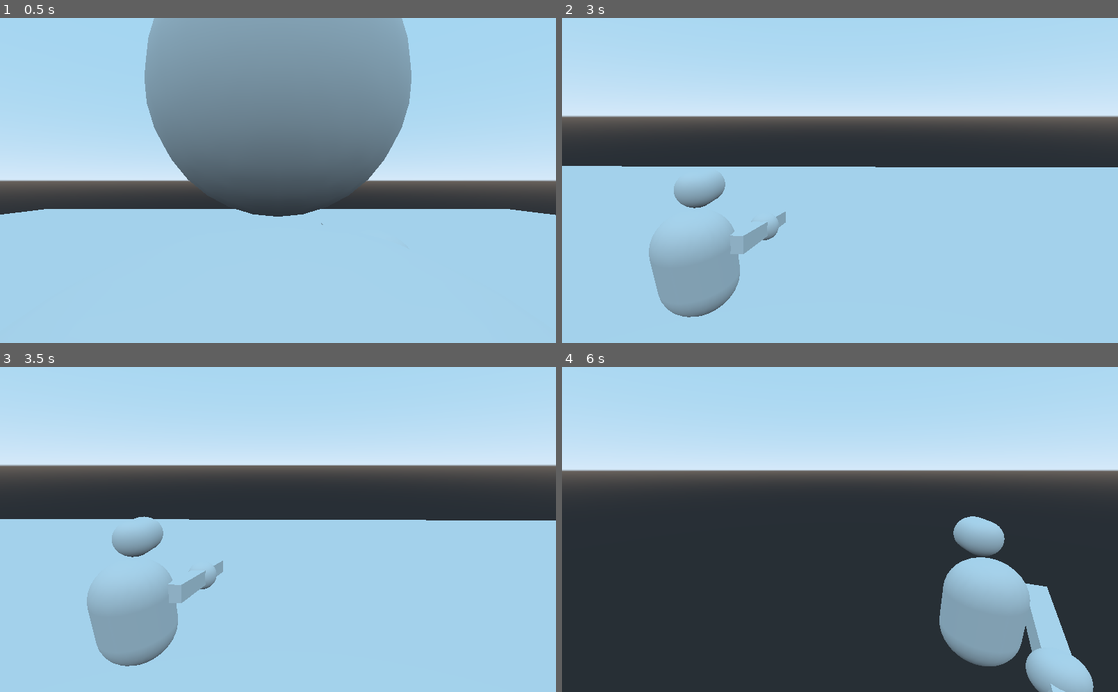
Above: before the commit, frames 1-4 (two rows, left to right).
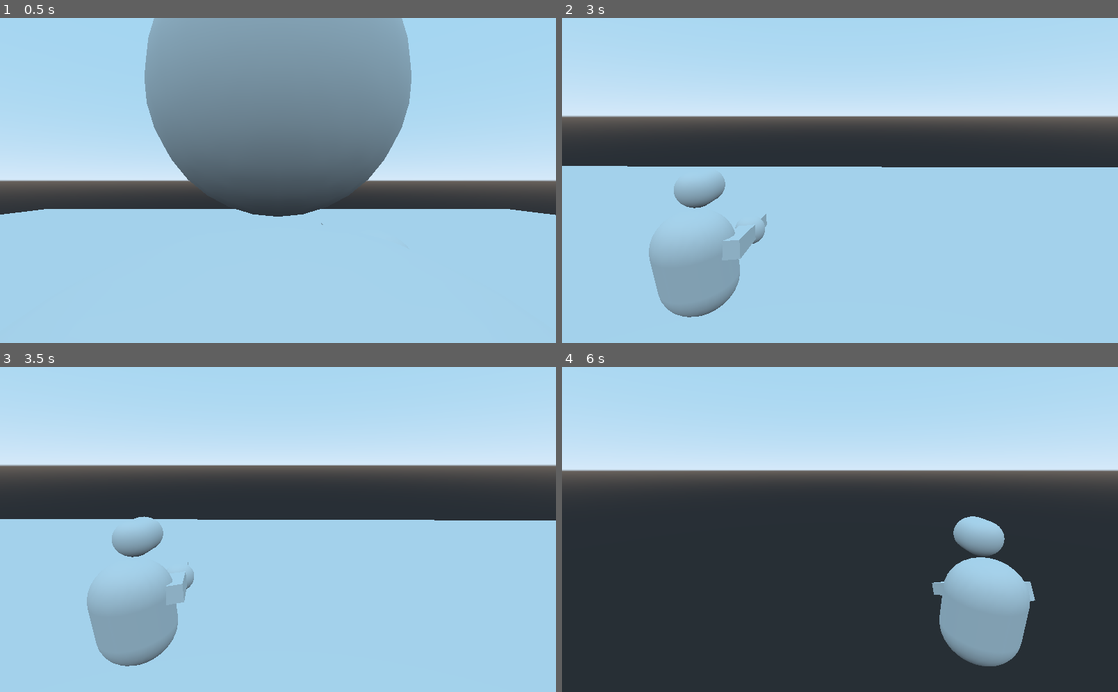
Above: after the commit, the same moments.

Repository: manglemix/PGBR
Game: Godot game, scene res://DebugBattlefield.tscn
Same seed, same stepped clock (60 frames per second), same inputs: the game is played once before the commit and once after it.
Inputs (mouse positions are in pixels of both pictures, inside the frame that each line leads up to):
- Up to frame 1 (0.5 s): no input
- Up to frame 2 (3 s): move the mouse to (867, 180) at 0.52 s; hold W (forward) from 0.53 s (still down); right-click (867, 180) at 0.6 s; tap Space (jump) at 0.77, 1.52 s; move the mouse to (812, 180) at 1.27 s; tap X (change viewpoint) at 1.35 s; move the mouse to (851, 174) at 2.02 s; hold Shift (crouch) 2.03-2.78 s; move the mouse to (834, 187) at 2.77 s; click (834, 187) at 2.85 s
- Up to frame 3 (3.5 s): keep holding W (forward); tap Space (jump) at 3.02 s
- Up to frame 4 (6 s): move the mouse to (878, 532) at 3.52 s; right-click (878, 532) at 3.6 s; tap Space (jump) at 3.77, 4.52 s; move the mouse to (795, 526) at 4.27 s; tap X (change viewpoint) at 4.35 s; move the mouse to (845, 529) at 5.02 s; hold Shift (crouch) 5.03-5.78 s; tap Enter at 5.75 s; move the mouse to (817, 523) at 5.77 s; release W (forward) at 5.78 s; hold D (right) from 5.78 s (still down); click (817, 523) at 5.85 s

Frame 1 is identical in both runs. In frame 2, 0.3% of the frame differs, in the area x 10-58%, y 45-93%; in frame 3, 0.4%; in frame 4, 2.4%, in the area x 66-96%, y 59-100%.

Commit message:
Moved auto turn feature to camera
The auto turn feature refers to how the Person node turns to where the head is facing. However, this may actually be inconvenient for AI when trying to strafe. So this feature is moved to BaseCamera so it only happens to the player

Diff:
--- a/PGBR_Project1/BaseScripts/BaseCamera.gd
+++ b/PGBR_Project1/BaseScripts/BaseCamera.gd
@@ -127,19 +127,24 @@
 
 		var movement_vector := Vector3.ZERO
 		if Input.is_action_pressed("forward"):
-			movement_vector += _player_node.global_transform.basis.z
+			movement_vector -= _pivot_node.global_transform.basis.z
 
 		if Input.is_action_pressed("backward"):
-			movement_vector -= _player_node.global_transform.basis.z
+			movement_vector += _pivot_node.global_transform.basis.z
 
 		if Input.is_action_pressed("right"):
-			movement_vector -= _player_node.global_transform.basis.x
+			movement_vector += _pivot_node.global_transform.basis.x
 
 		if Input.is_action_pressed("left"):
-			movement_vector += _player_node.global_transform.basis.x
+			movement_vector -= _pivot_node.global_transform.basis.x
 
 		if not is_zero_approx(movement_vector.length_squared()):
-			_player_node.move_to_vector(movement_vector.normalized())
+			var direction = - _pivot_node.global_transform.basis.z
+			direction.y = 0.0
+			_player_node.turn_to_vector(direction)
+
+			movement_vector.y = 0.0
+			_player_node.move_to_vector(movement_vector)
 
 		if Input.is_action_pressed("shoot"):
 			# casts the raycast node towards the crosshair (centre of screen)
--- a/PGBR_Project1/BaseScripts/BasePerson.gd
+++ b/PGBR_Project1/BaseScripts/BasePerson.gd
@@ -111,14 +111,7 @@
 		$Head.global_rotate(Vector3.UP, deg2rad(head_rotation.y - max_head_yaw) * turn_speed * delta)
 		global_rotate(Vector3.UP, - deg2rad(head_rotation.y - max_head_yaw) * turn_speed * delta)
 
-	var moving := not is_zero_approx(movement_vector.length_squared())
-
-	if moving or _target_vector.is_normalized():
-		if moving:
-			_target_vector = - $Head.global_transform.basis.z
-			_target_vector.y = 0.0
-			_target_vector.normalized()
-
+	if _target_vector.is_normalized():
 		var turn_axis := global_transform.basis.z.cross(_target_vector).normalized()
 
 		if turn_axis.is_normalized():
@@ -133,7 +126,7 @@
 	on_floor = is_instance_valid(_floor_collision)
 
 	if on_floor:
-		if moving:
+		if not is_zero_approx(movement_vector.length_squared()):
 			# we rotate the movement_vector so that it is along the floor plane
 			var axis := Vector3.UP.cross(_floor_collision.normal).normalized()
 			# usually if the axis is still not normalized, the floor normal is pointing straight up already
